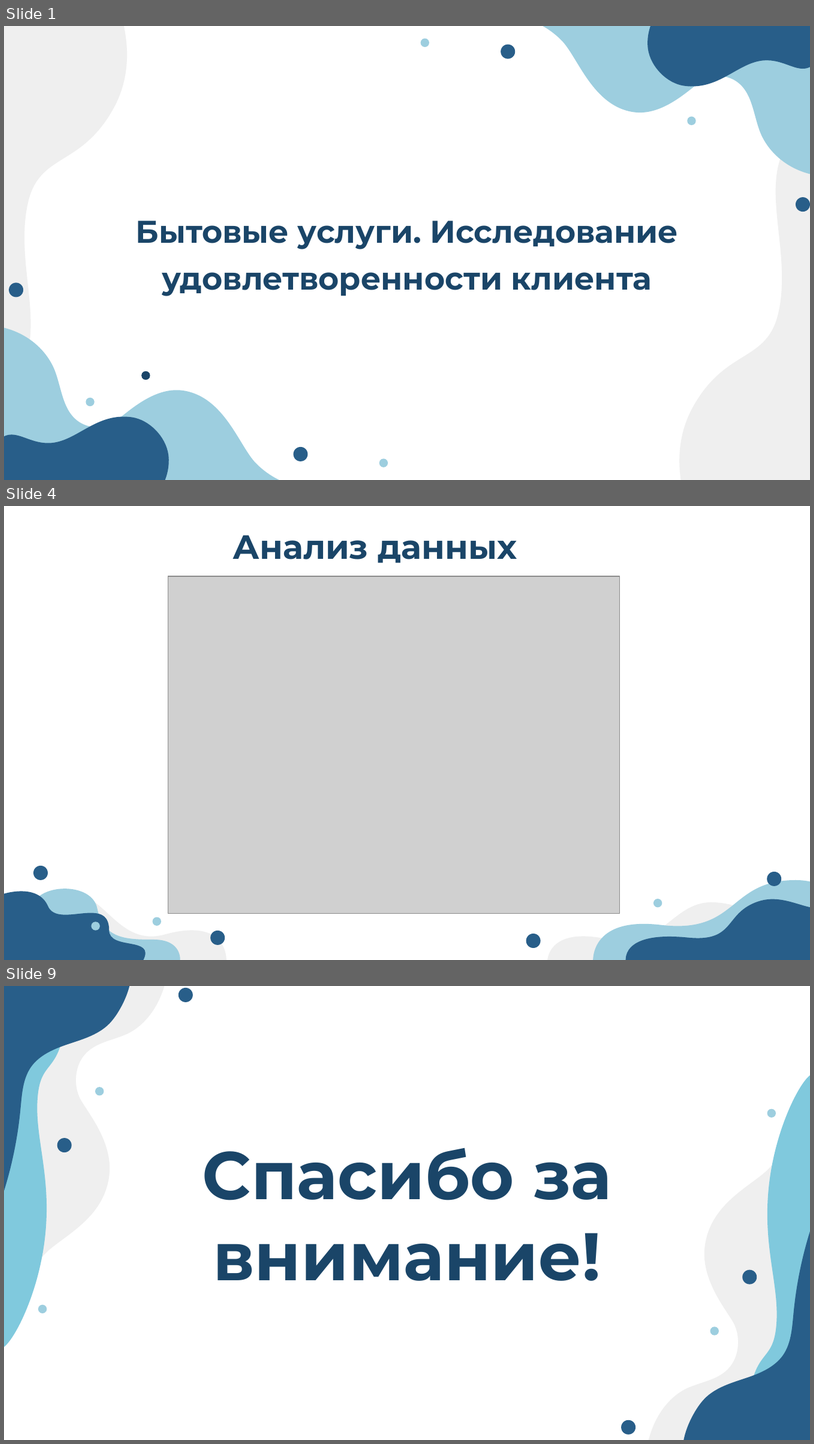
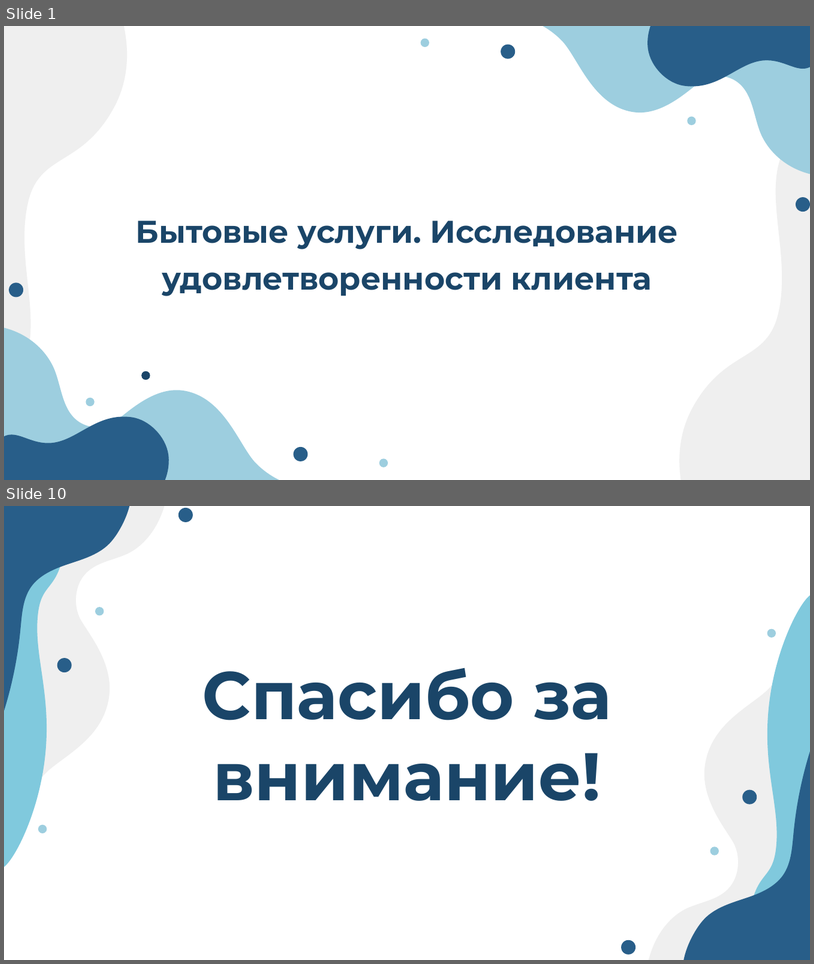
Before and after one commit to olegg366/SCHAD_household_services_09, a slide deck: Презентация.pptx. Shown one above the other, each under a label of ours: slides 1, 4 and 9 before the commit, slides 1 and 10 after it; the slides between them are not shown. The pictures are 814x1444 and 814x964 pixels, drawn with LibreOffice and Linux fonts; fonts in the diff are those of the drawing; grey boxes stand for pictures. Boxes give left, top, right and bottom in pixels: in the first picture for what was removed or moved away, otherwise in the second. Text is boxed around its words. In the diff, an @@ line names an element or a change of style, - is before the commit and + after.

```diff
--- a/Презентация.pptx
+++ b/Презентация.pptx
@@ slide 4 removed at (4,506,810,960), background #FFFFFF @@
@@ title removed at (233,535,517,563) @@
-Анализ данных
@@ picture removed at (168,576,620,913) @@
@@ ellipse removed at (33,865,48,880) @@
@@ freeform shape removed at (4,883,182,960) @@
@@ freeform shape removed at (4,883,156,960) @@
@@ freeform shape removed at (588,880,810,960) @@
@@ ellipse removed at (768,871,782,886) @@
@@ freeform shape removed at (7,891,228,959) @@
@@ freeform shape removed at (618,890,810,960) @@
@@ ellipse removed at (654,899,663,907) @@
@@ ellipse removed at (152,916,161,925) @@
@@ freeform shape removed at (546,902,775,960) @@
@@ ellipse removed at (91,921,100,930) @@
@@ ellipse removed at (210,930,225,945) @@
@@ ellipse removed at (527,933,541,948) @@
@@ what was slide 9 is now slide 10 @@
```
Also in this commit, not shown: 3 slides changed, 5 slides added, 3 other slides removed.
